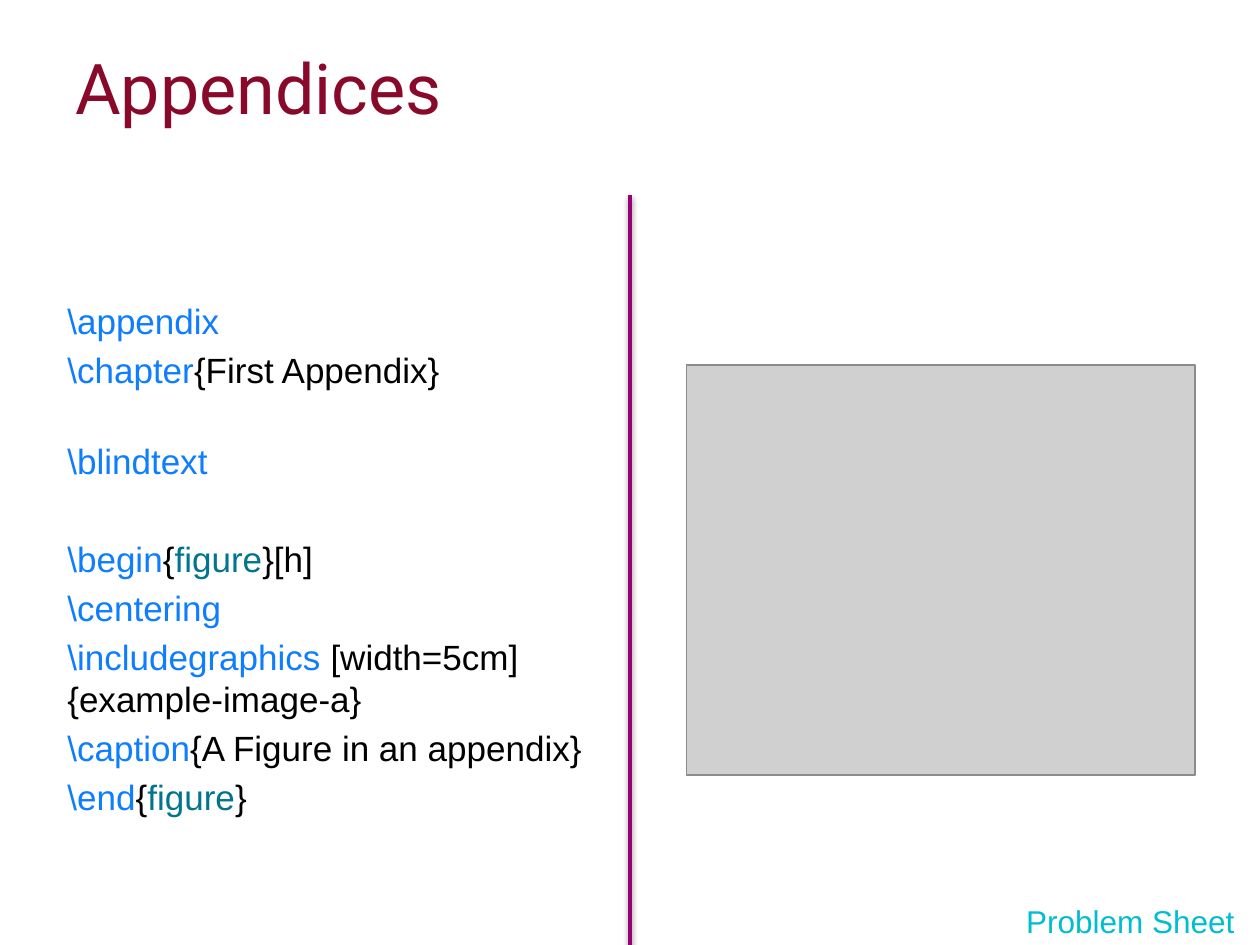
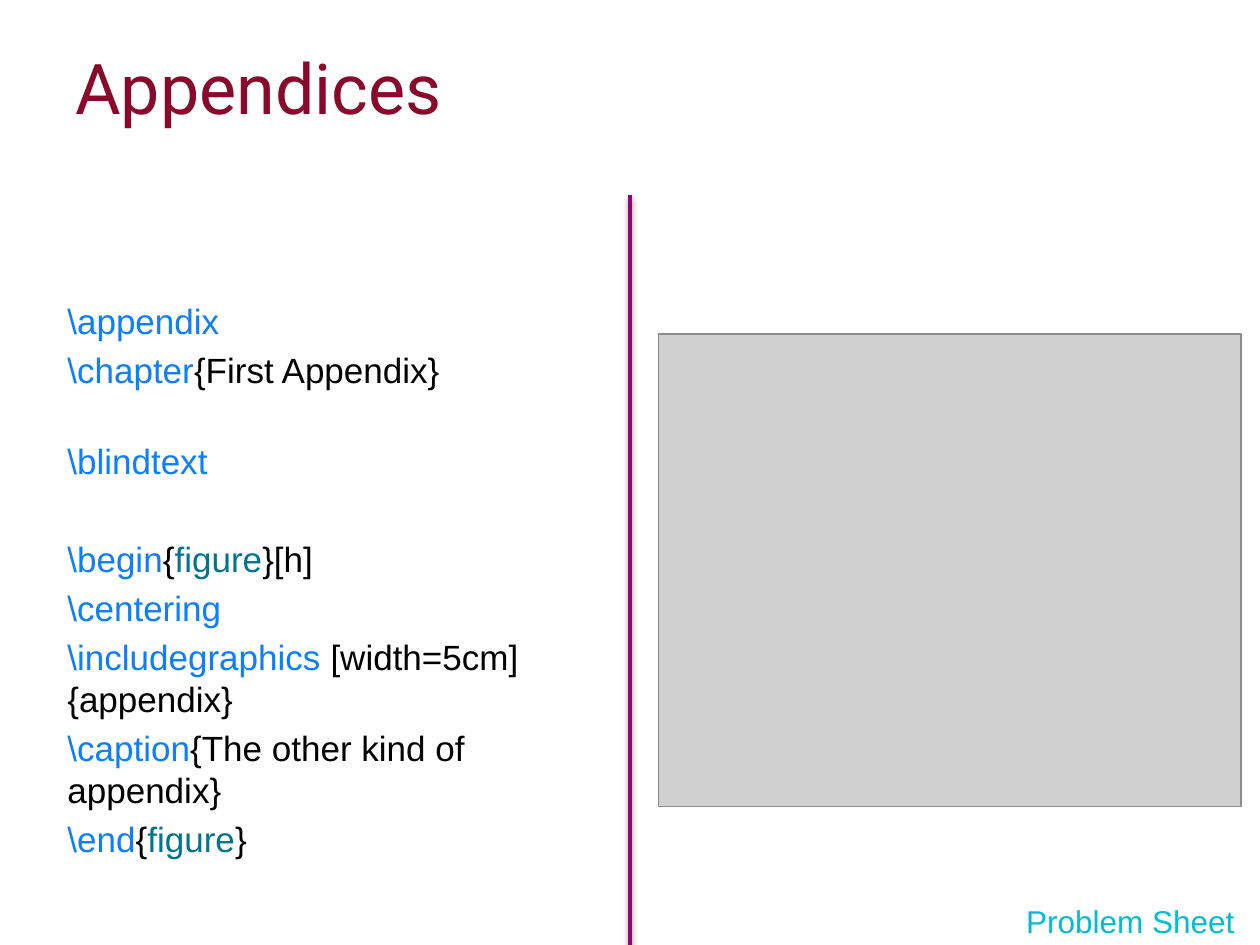
Before and after one commit to ImperialCollegeLondon/RCDS-writing-theses-in-latex, a slide deck: slide 23 of Writing Theses in Latex Slides.pptx. Drawn at 1260x945 pixels with LibreOffice and Linux fonts; fonts in the diff are those of the drawing; grey boxes stand for pictures; background and template pictures are left out. Boxes give left, top, right and bottom in pixels: in the first picture for what was removed or moved away, otherwise in the second. Text is boxed around its words. In the diff, an @@ line names an element or a change of style, - is before the commit and + after.

```diff
--- a/Writing Theses in Latex Slides.pptx
+++ b/Writing Theses in Latex Slides.pptx
@@ picture: place and size @@
-picture at [687, 365, 1196, 775]
+picture at [658, 334, 1240, 806]
@@ text at [67, 644, 519, 810]: text changed @@
-\includegraphics [width=5cm] {example-image-a}
-\caption{A Figure in an appendix}
+\includegraphics [width=5cm] {appendix}
+\caption{The other kind of appendix}
```
Also in this commit, not shown: 13 other slides changed.
